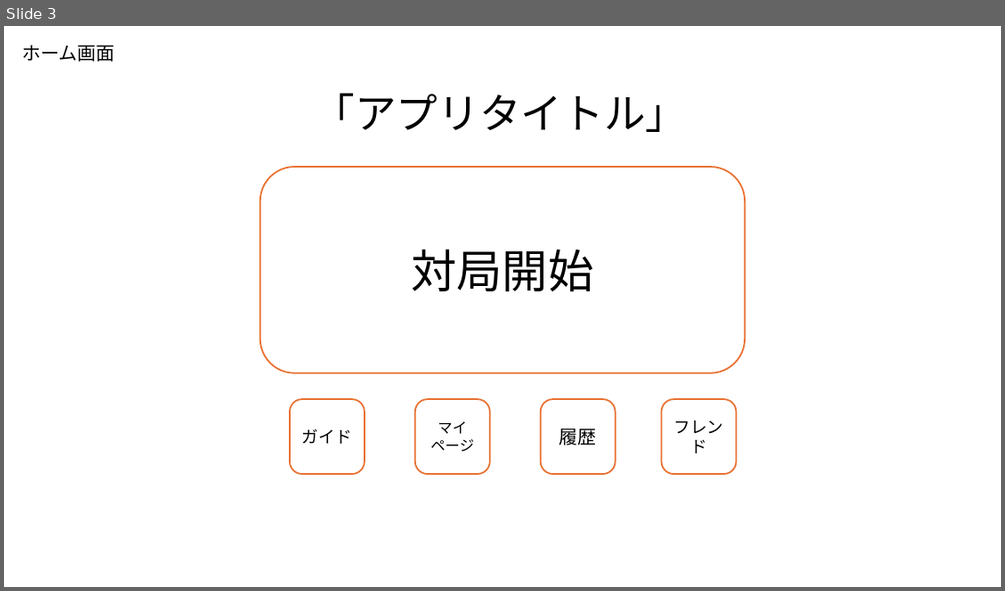
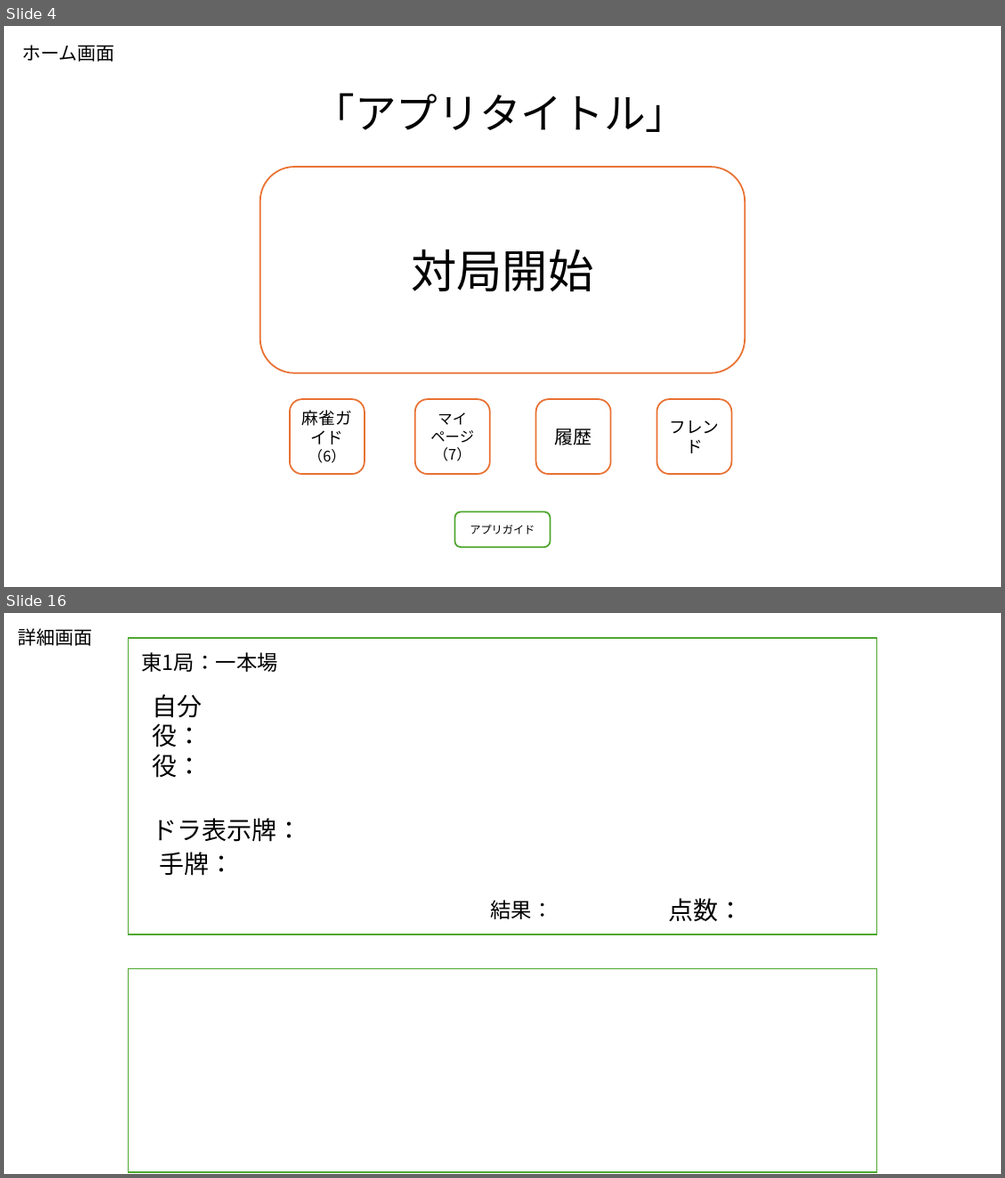
Before and after one commit to plusdojo2024/B5, a slide deck: doc/02_外部設計/外部設計_麻雀アプリ.pptx. Shown one above the other, each under a label of ours: slide 3 before the commit, slides 4 and 16 after it; the slides between them are not shown. The pictures are 1005x591 and 1005x1178 pixels, drawn with LibreOffice and Linux fonts; fonts in the diff are those of the drawing. Boxes give left, top, right and bottom in pixels: in the first picture for what was removed or moved away, otherwise in the second. Text is boxed around its words. In the diff, an @@ line names an element or a change of style, - is before the commit and + after.

```diff
--- a/doc/02_外部設計/外部設計_麻雀アプリ.pptx
+++ b/doc/02_外部設計/外部設計_麻雀アプリ.pptx
@@ slide 16 added at [4,613,1001,1174], background #FFFFFF @@
@@ text added at [17,628,92,646], 18 pt, text #000000 @@
+詳細画面
@@ rectangle added at [128,638,877,934], outline #4EA72E 1.5 pt @@
@@ text added at [142,652,278,672], 20 pt, text #000000 @@
+東1局：一本場
@@ text added at [153,694,202,778], 24 pt, text #000000 @@
+自分
+役：
+役：
@@ text added at [153,818,302,842], 24 pt, text #000000 @@
+ドラ表示牌：
@@ text added at [160,852,235,876], 24 pt, text #000000 @@
+手牌：
@@ text added at [491,900,553,919], 20 pt, text #000000 @@
+結果：
@@ text added at [668,898,743,921], 24 pt, text #000000 @@
+点数：
@@ rectangle added at [128,969,877,1172], outline #4EA72E 1.5 pt @@
@@ what was slide 3 is now slide 4 @@
@@ slide 4 changed as well @@
@@ rounded rectangle "履歴": place and size @@
-rounded rectangle "履歴" at [541,399,615,474]
+rounded rectangle "履歴" at [535,399,610,474]
@@ rounded rectangle "フレンド": place and size @@
-rounded rectangle "フレンド" at [662,399,736,474]
+rounded rectangle "フレンド" at [657,399,732,474]
@@ text in rounded rectangle at [302,410,352,463]: text changed @@
-ガイド
+麻雀ガイド（6）
@@ text in rounded rectangle at [434,447,471,461]: paragraph added @@
+（7）
@@ rounded rectangle added at [455,511,550,547], fill #FFFFFF, outline #4EA72E 1.5 pt, 10.5 pt, text #000000 @@
+アプリガイド
```
Also in this commit, not shown: 2 other slides changed, 16 other slides added.
